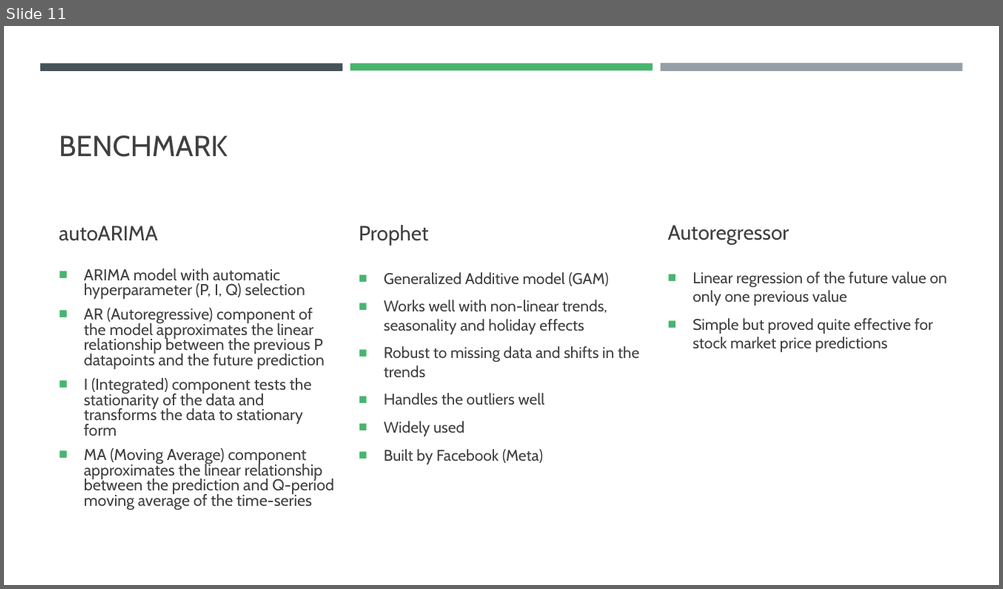
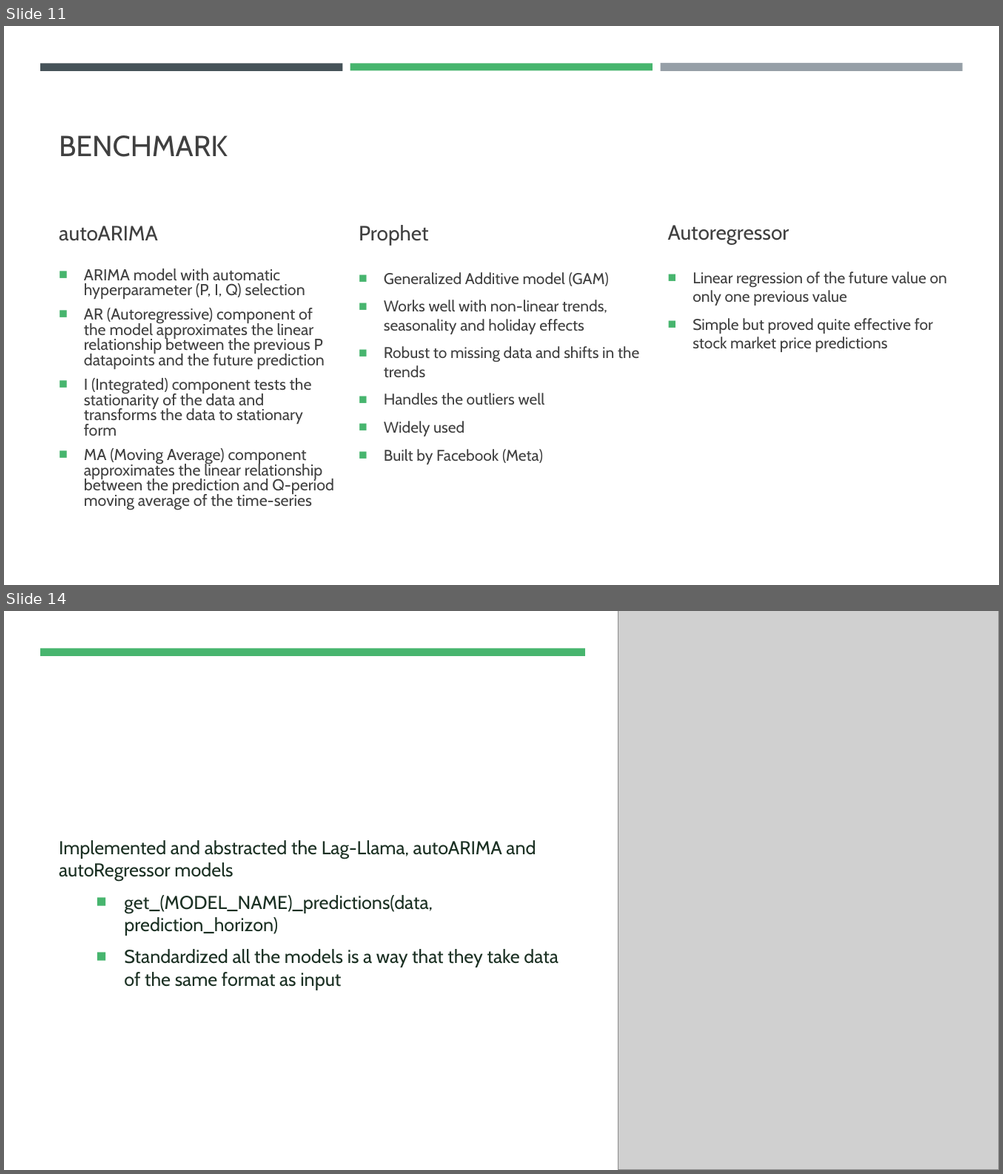
Before and after one commit to filip-topic/Time-Series-Foundation-Models-in-Financial-time-series-prediction, a slide deck: 17th of July Presentation.pptx. Shown one above the other, each under a label of ours: slide 11 before the commit, slides 11 and 14 after it; the slides between them are not shown. The pictures are 1003x589 and 1003x1174 pixels, drawn with LibreOffice and Linux fonts; fonts in the diff are those of the drawing; grey boxes stand for pictures. Boxes give left, top, right and bottom in pixels: in the first picture for what was removed or moved away, otherwise in the second. Text is boxed around its words. In the diff, an @@ line names an element or a change of style, - is before the commit and + after.

```diff
--- a/17th of July Presentation.pptx
+++ b/17th of July Presentation.pptx
@@ slide 14 added at box(4, 611, 999, 1170), background #FFFFFF @@
@@ rectangle added at box(4, 611, 999, 1170), fill #FFFFFF @@
@@ picture added at box(618, 611, 999, 1170) @@
@@ rectangle added at box(40, 648, 585, 655), fill #47B56E @@
@@ text added at box(59, 840, 558, 991), 18 pt, text #1B3023 @@
+Implemented and abstracted the Lag-Llama, autoARIMA and autoRegressor models
+  ■ get_(MODEL_NAME)_predictions(data, prediction_horizon)
+  ■ Standardized all the models is a way that they take data of the same format as input
```
Also in this commit, not shown: 1 slide changed, 7 other slides added, 3 slides removed, 3 other files.
